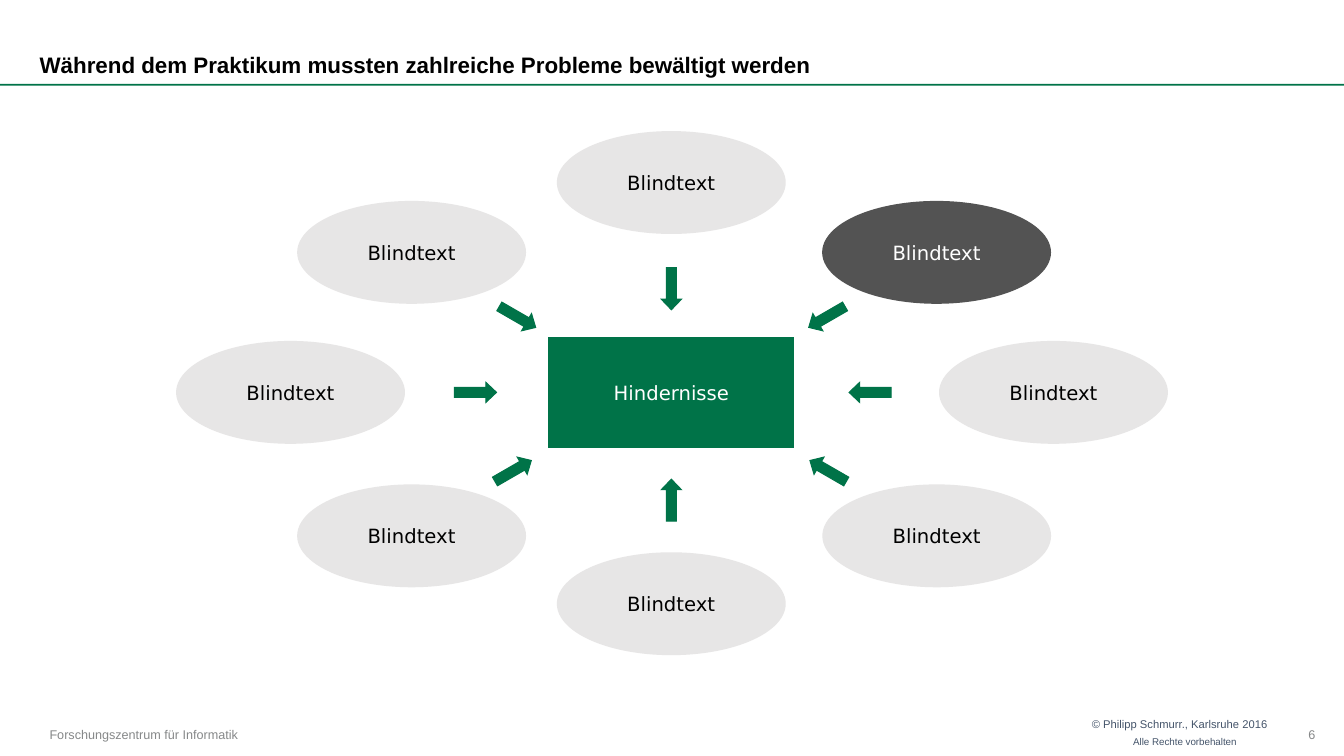
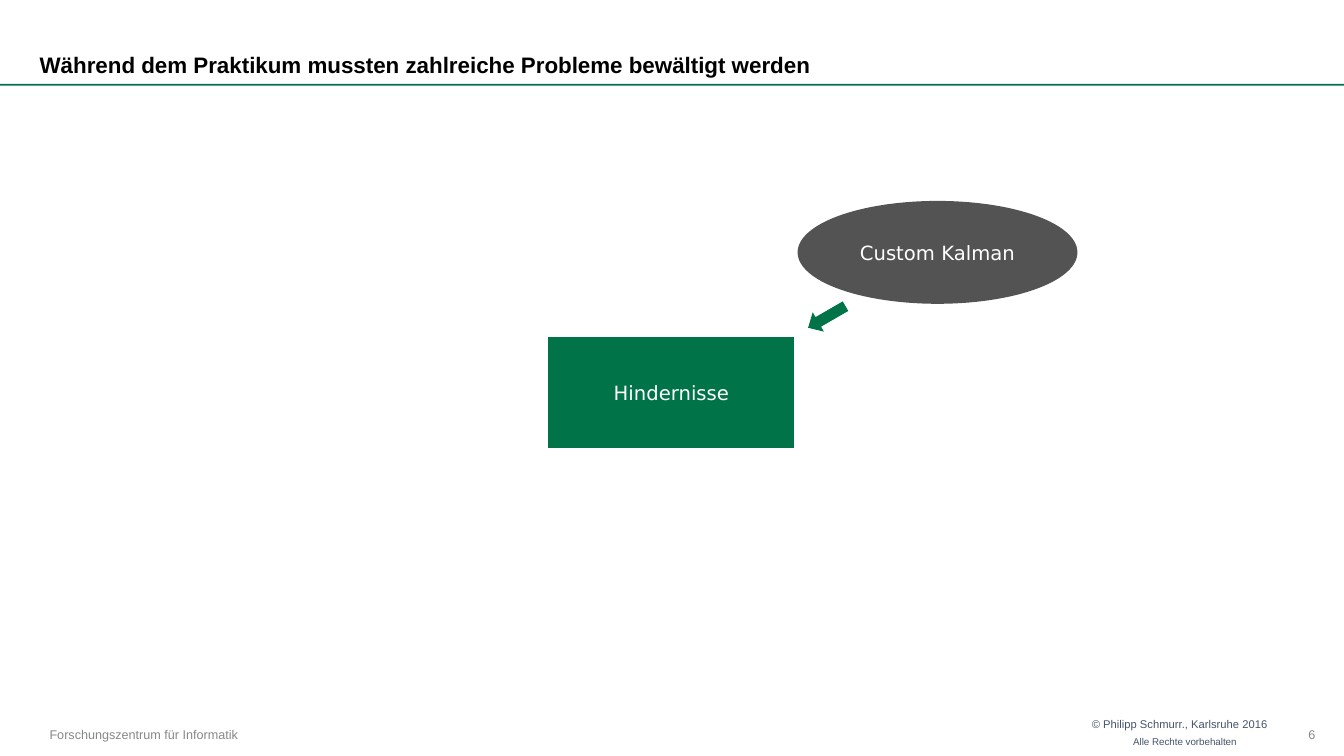
Before and after one commit to OtonoKakuei/robprak1516-documentation, a slide deck: slide 6 of robprak1516-presentation-kalman.pptx. Drawn at 1344x756 pixels with LibreOffice and Linux fonts; fonts in the diff are those of the drawing; background and template pictures are left out. Boxes give left, top, right and bottom in pixels: in the first picture for what was removed or moved away, otherwise in the second. Text is boxed around its words. In the diff, an @@ line names an element or a change of style, - is before the commit and + after.

Commit message:
Updated general and kalman presentation

```diff
--- a/robprak1516-presentation-kalman.pptx
+++ b/robprak1516-presentation-kalman.pptx
@@ ellipse removed at [558,132,784,233] @@
-Blindtext
@@ ellipse removed at [298,202,525,302] @@
-Blindtext
@@ ellipse "Custom Kalman": place and size @@
-ellipse "Custom Kalman" at [824,202,1051,302]
+ellipse "Custom Kalman" at [799,202,1077,302]
@@ right arrow removed at [661,268,682,311] @@
@@ text in ellipse at [860,245,1015,261]: text changed @@
-Blindtext
+Custom Kalman
@@ right arrow removed at [495,298,542,337] @@
@@ ellipse removed at [177,342,404,443] @@
-Blindtext
@@ ellipse removed at [941,342,1168,443] @@
-Blindtext
@@ right arrow removed at [455,382,497,402] @@
@@ right arrow removed at [849,382,891,402] @@
@@ right arrow removed at [490,452,537,490] @@
@@ right arrow removed at [661,479,682,521] @@
@@ right arrow removed at [805,452,852,490] @@
@@ ellipse removed at [298,486,525,587] @@
-Blindtext
@@ ellipse removed at [824,486,1051,587] @@
-Blindtext
@@ ellipse removed at [558,554,784,654] @@
-Blindtext
```
Also in this commit, not shown: 4 other slides changed, 7 slides added, 1 other file.
